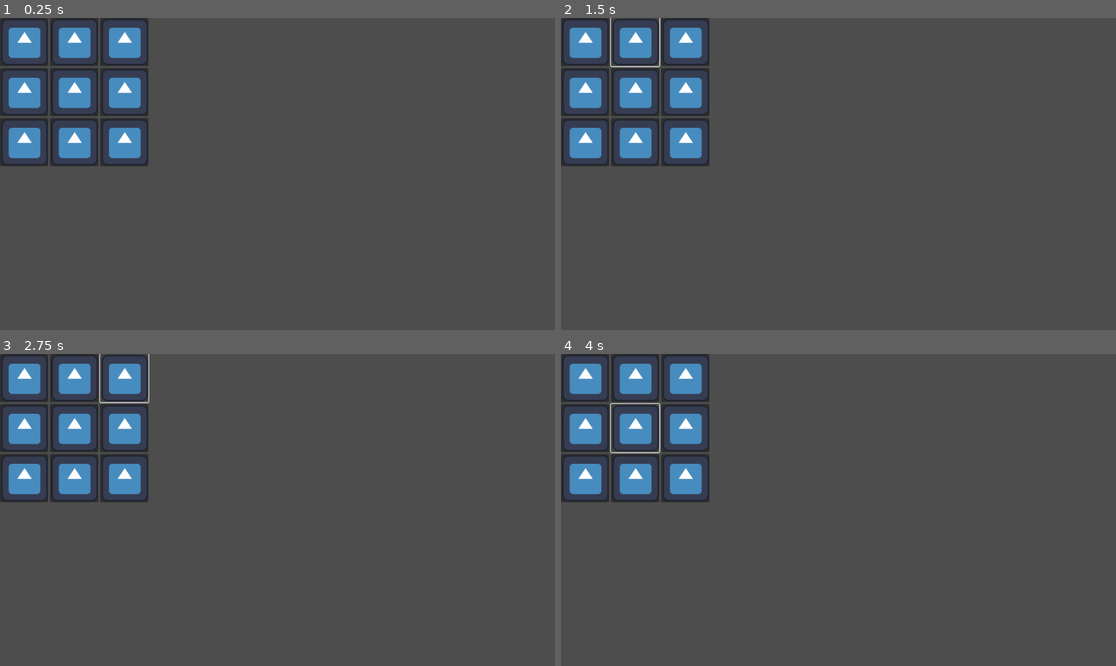
Above: before the commit, frames 1-4 (two rows, left to right).
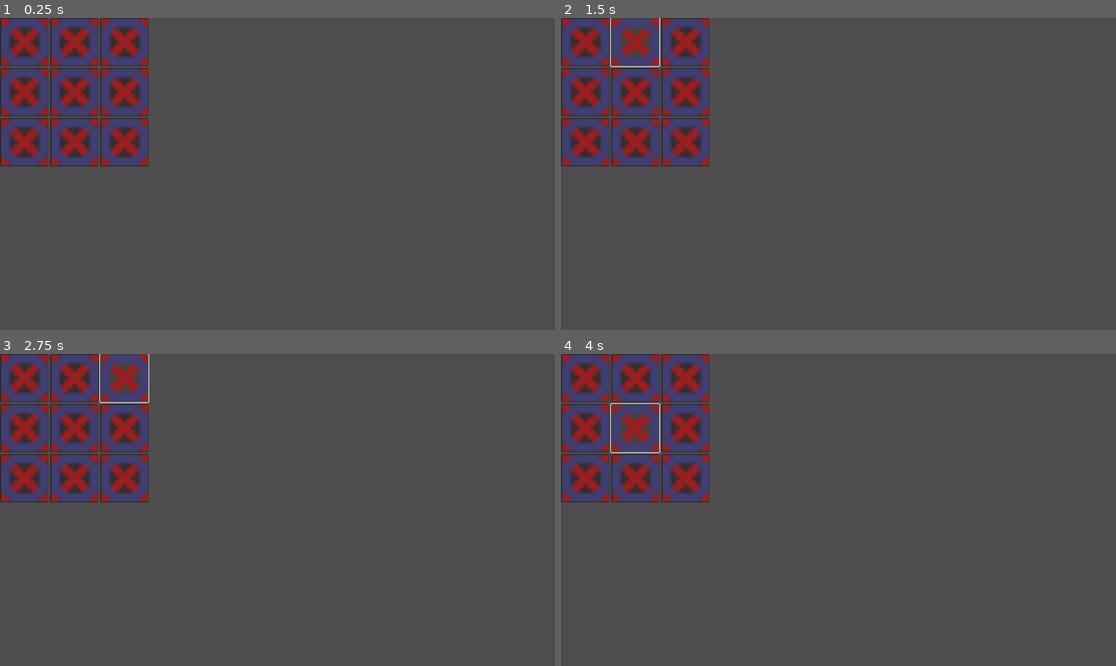
Above: after the commit, the same moments.

Repository: PixelGamerDub/Dreamers
Game: Godot game, scene res://scenes/Manche1.tscn
Two runs of this game, one before a commit and one after it. Both use one fixed random seed, a clock stepped at 60 frames per second and the inputs below. The engine's default icon, where the game draws it, is replaced by a stand-in: a white triangle on a blue panel in a dark square.
Inputs (mouse positions are in pixels of both pictures, inside the frame that each line leads up to):
- Up to frame 1 (0.25 s): no input
- Up to frame 2 (1.5 s): click (583, 42) at 0.5 s; click (633, 42) at 1.25 s
- Up to frame 3 (2.75 s): click (122, 378) at 2 s
- Up to frame 4 (4 s): click (583, 428) at 2.75 s; click (633, 428) at 3.5 s

The runs differ from the first frame. In frame 1, 11% of the frame differs, in the area x 0-27%, y 0-48%; in frame 2, 11%; in frame 3, 11%; in frame 4, 11%.
Error after the commit: Invalid assignment of property or key 'visible' with value of type 'bool' on a base object of type 'null instance'. (res://scripts/case.gd:17)

Commit message:
réparation

Diff:
--- a/scenes/case.tscn
+++ b/scenes/case.tscn
@@ -1,7 +1,8 @@
-[gd_scene load_steps=3 format=3 uid="uid://btookag4um20w"]
+[gd_scene load_steps=4 format=3 uid="uid://btookag4um20w"]
 
 [ext_resource type="Script" uid="uid://cq6ojcko863di" path="res://scripts/case.gd" id="1_712p6"]
-[ext_resource type="Texture2D" uid="uid://fgkjbacu43jy" path="res://icon.svg" id="2_4w0dx"]
+[ext_resource type="Texture2D" uid="uid://dinyjhtxfrind" path="res://Sprite/croix.png" id="2_4ongv"]
+[ext_resource type="Texture2D" uid="uid://bslu5j7ys4apl" path="res://Sprite/Rond.png" id="3_vuvln"]
 
 [node name="Case" type="Button"]
 custom_minimum_size = Vector2(100, 100)
@@ -9,7 +10,7 @@
 offset_bottom = 8.0
 script = ExtResource("1_712p6")
 
-[node name="Symbole" type="TextureRect" parent="."]
+[node name="croix" type="TextureRect" parent="."]
 layout_mode = 1
 anchors_preset = 15
 anchor_right = 1.0
@@ -21,6 +22,24 @@
 grow_horizontal = 2
 grow_vertical = 2
 scale = Vector2(0.75, 0.75)
-texture = ExtResource("2_4w0dx")
+texture = ExtResource("2_4ongv")
+
+[node name="rond" type="TextureRect" parent="."]
+layout_mode = 1
+anchors_preset = 15
+anchor_right = 1.0
+anchor_bottom = 1.0
+offset_left = 3.0
+offset_top = 1.999999
+offset_right = 31.0
+offset_bottom = 30.0
+grow_horizontal = 2
+grow_vertical = 2
+scale = Vector2(0.75, 0.75)
+texture = ExtResource("3_vuvln")
+
+[node name="Node" type="Node" parent="."]
+
+[node name="Node2" type="Node" parent="."]
 
 [connection signal="pressed" from="." to="." method="_on_pressed"]
